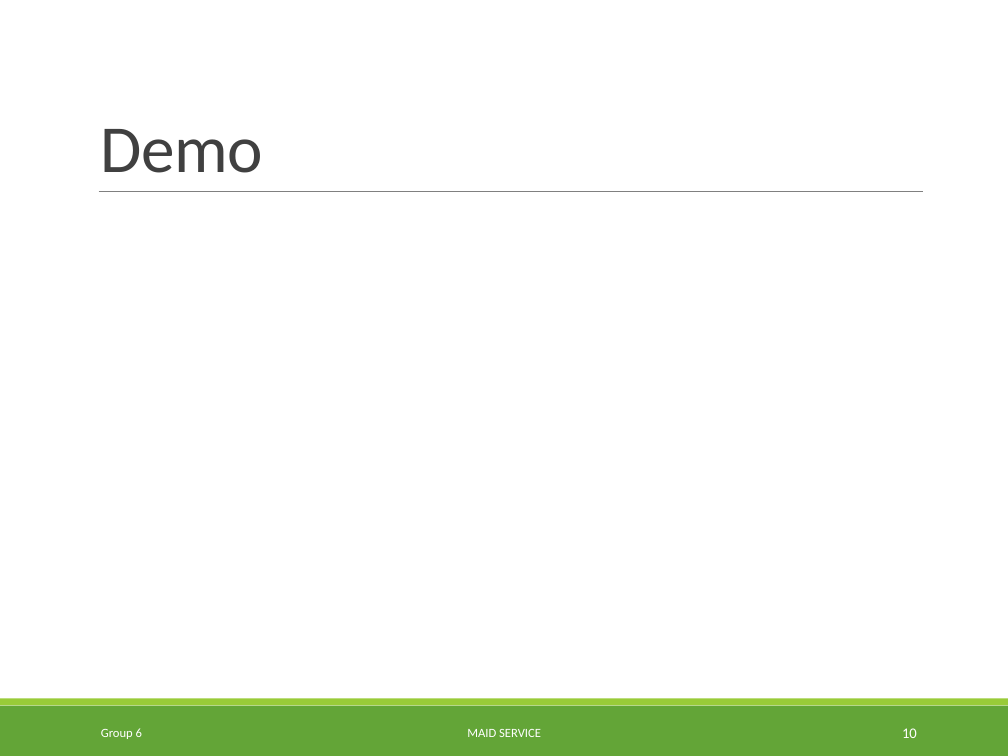
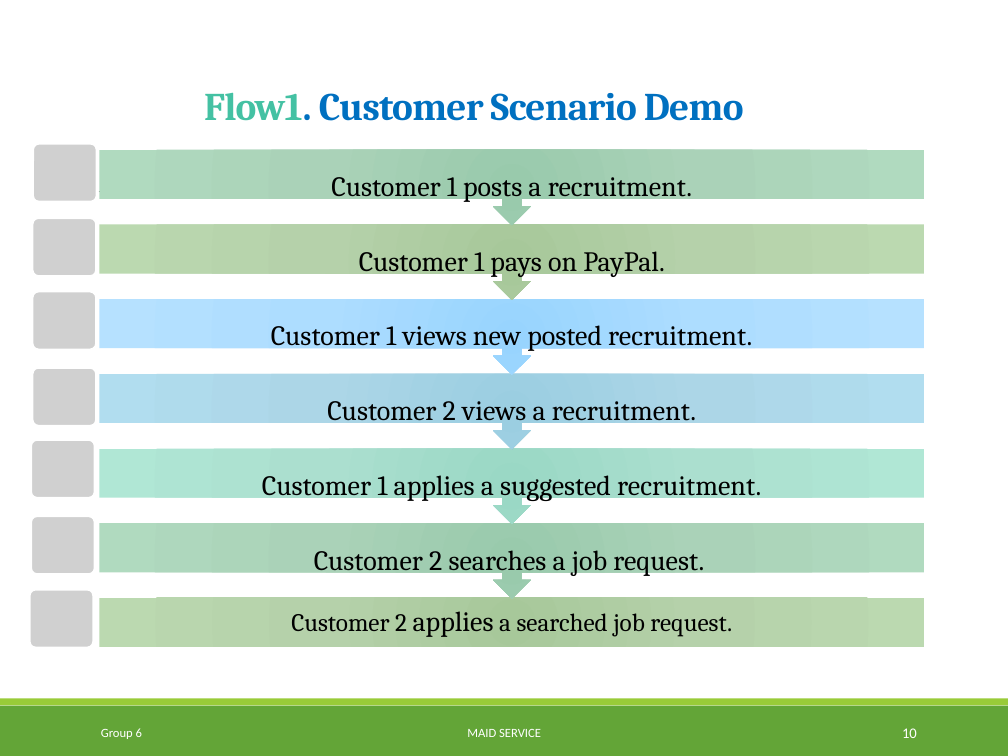
Before and after one commit to TuanBT/ms-website, a slide deck: slide 10 of 06.Personal Archives/02.TuyenMQ/MS_Slide.pptx. Drawn at 1008x756 pixels with LibreOffice and Linux fonts; fonts in the diff are those of the drawing; grey boxes stand for pictures. Boxes give left, top, right and bottom in pixels: in the first picture for what was removed or moved away, otherwise in the second. Text is boxed around its words. In the diff, an @@ line names an element or a change of style, - is before the commit and + after.

```diff
--- a/06.Personal Archives/02.TuyenMQ/MS_Slide.pptx
+++ b/06.Personal Archives/02.TuyenMQ/MS_Slide.pptx
@@ title at [204, 92, 744, 121]: text changed; size 48 to 28 pt; font Calibri to Cambria; text colour #404040 to #0070C0; bold on @@
-Demo
+Flow1. Customer Scenario Demo
@@ picture added at [33, 144, 97, 202] @@
@@ group added at [100, 150, 925, 647]: 7 texts, 6 up arrow callouts, 1 rectangle @@
+Customer 2 applies a searched job request.
+Customer 2 searches a job request.
+Customer 1 applies a suggested recruitment.
+Customer 2 views a recruitment.
+Customer 1 views new posted recruitment.
+Customer 1 pays on PayPal.
+Customer 1 posts a recruitment.
@@ picture added at [32, 218, 96, 275] @@
@@ picture added at [32, 291, 96, 349] @@
@@ picture added at [32, 368, 96, 425] @@
@@ picture added at [31, 439, 95, 497] @@
@@ picture added at [31, 516, 95, 574] @@
@@ picture added at [30, 590, 94, 647] @@
```
Also in this commit, not shown: 1 other slide changed.
